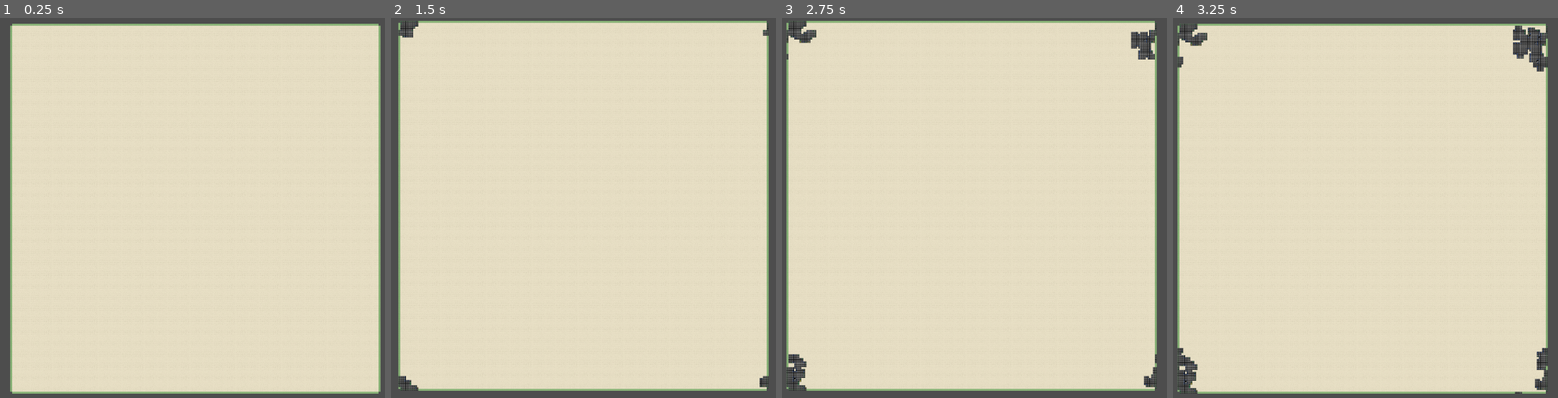
Above: before the commit, frames 1-4 (left to right).
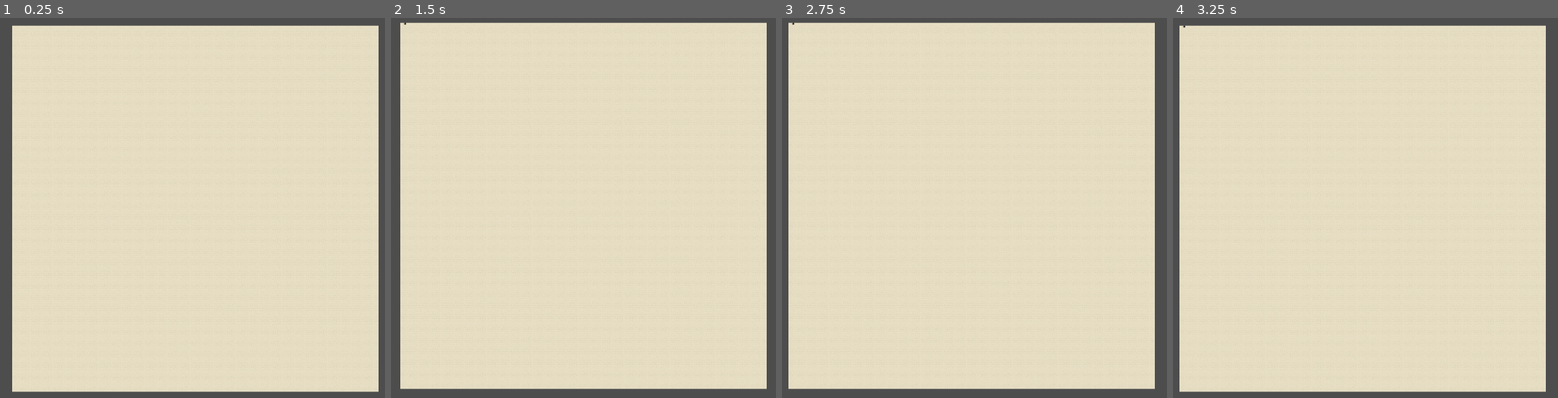
Above: after the commit, the same moments.

Repository: dokicoder/ToruSpace
Game: Godot game, scene res://scenes/Game.tscn
Two runs of this game, one before a commit and one after it. Both use one fixed random seed, a clock stepped at 60 frames per second and the inputs below.
Inputs (mouse positions are in pixels of both pictures, inside the frame that each line leads up to):
- Up to frame 1 (0.25 s): no input
- Up to frame 2 (1.5 s): tap Enter at 0.5 s; move the mouse to (402, 25) at 0.52 s; hold Right (Right) 0.53-1.28 s; click (402, 25) at 0.67 s; move the mouse to (768, 25) at 1.27 s; hold Down (Down) from 1.28 s (still down); click (768, 25) at 1.42 s
- Up to frame 3 (2.75 s): move the mouse to (793, 390) at 2.02 s; release Down (Down) at 2.03 s; hold Right (Right) from 2.03 s (still down); click (793, 390) at 2.17 s
- Up to frame 4 (3.25 s): move the mouse to (1180, 21) at 2.77 s; release Right (Right) at 2.78 s; hold Up (Up) from 2.78 s (still down); click (1180, 21) at 2.92 s

The runs differ from the first frame. In frame 1, 2.2% of the frame differs, in the area x 2-99%, y 1-99%; in frame 2, 2.4%; in frame 3, 3.1%; in frame 4, 3.6%, in the area x 1-98%, y 1-99%.

Commit message:
refactor for more efficient referencing

Diff:
--- a/project.godot
+++ b/project.godot
@@ -17,7 +17,7 @@
 
 [autoload]
 
-Brd="*res://scripts/Board.gd"
+Config="*res://scripts/Config.gd"
 
 [display]
 
--- a/scenes/field.tscn
+++ b/scenes/CellNode.tscn
@@ -1,18 +1,18 @@
 [gd_scene load_steps=5 format=3 uid="uid://b4s4mut7nbanw"]
 
-[ext_resource type="Texture2D" uid="uid://gwb807nfvypp" path="res://textures/TSTextureAtlas.png" id="1_uyk10"]
-[ext_resource type="Script" path="res://scripts/Field.gd" id="2_so1d6"]
+[ext_resource type="Texture2D" uid="uid://gwb807nfvypp" path="res://textures/TSTextureAtlas.png" id="1_l7y41"]
+[ext_resource type="Script" path="res://scripts/CellNode.gd" id="2_j34d2"]
 
 [sub_resource type="AtlasTexture" id="AtlasTexture_l6tgn"]
-atlas = ExtResource("1_uyk10")
+atlas = ExtResource("1_l7y41")
 region = Rect2(0, 0, 128, 128)
 
 [sub_resource type="RectangleShape2D" id="RectangleShape2D_50d8u"]
 size = Vector2(128, 128)
 
-[node name="Field" type="Sprite2D"]
+[node name="Node" type="Sprite2D"]
 texture = SubResource("AtlasTexture_l6tgn")
-script = ExtResource("2_so1d6")
+script = ExtResource("2_j34d2")
 
 [node name="Area2D" type="Area2D" parent="."]
 
--- a/scripts/Board.gd
+++ /dev/null
@@ -1,49 +0,0 @@
-class_name Board extends Node
-
-const width: int = 200
-const height: int = 200
-
-var board: MineField
-
-var delta_acc: float = 0.0
-
-const STEP = 0.1
-
-func _debug_set_all_field_mask_types():
-	board.set_mask_at(0, 0, Cell.MaskState.MARKED_UNSURE)
-	board.set_mask_at(1, 0, Cell.MaskState.MARKED_MINE)
-	board.set_mask_at(2, 0, Cell.MaskState.BLIND)
-	board.set_mask_at(3, 0, Cell.MaskState.CLEAR)
-
-	for x in range(0, 9):
-		board.set_mask_at(x, 1, Cell.MaskState.CLEAR)
-		board.set_field_at(x, 1, x)
-
-	board.set_mask_at(9, 1, Cell.MaskState.CLEAR)
-	board.set_mask_at(10, 1, Cell.MaskState.CLEAR)
-	board.set_field_at(9, 1, Cell.FieldState.MINE_LIVE)
-	board.set_field_at(10, 1, Cell.FieldState.MINE_EXPLODED)
-
-func reset():
-	board.init(width, height)
-
-	const mine_ratio: float = 0.09 # 0.11
-
-	var num_mines = int(width * height * mine_ratio)
-
-	board.deploy_random_mines(num_mines)
-
-func _ready() -> void:
-	pass # Replace with function body.
-	board = MineField.new()
-
-	reset()
-
-	#_debug_set_all_field_mask_types()
-
-func _process(delta: float) -> void:
-	delta_acc += delta
-	if(delta_acc > STEP):
-		delta_acc -= STEP
-		if board.flood_step():
-			board.mark_cleared_mines()
--- a/scripts/MineField.gd
+++ b/scripts/BoardData.gd
@@ -1,13 +1,13 @@
-class_name MineField
+class_name BoardData
 
 var _width: int = -1
 var _height: int = -1
 
-var _cells: Array[Cell] = []
+var cells: Array[CellData] = []
 
 # list of mines to check for automatic marking
-var _clear_tracker_mine_list: Array[Cell] = []
-var _flood_list: Array[Cell] = []
+var _clear_tracker_mine_list: Array[CellData] = []
+var _flood_list: Array[CellData] = []
 
 var _rng: RandomNumberGenerator
 
@@ -33,8 +33,8 @@
 	reset()
 
 func reset():
-	_cells.resize(_width * _height)
-	_cells.clear()
+	cells.resize(_width * _height)
+	cells.clear()
 	_clear_tracker_mine_list.clear()
 	_flood_list.clear()
 
@@ -42,13 +42,13 @@
 
 	# create cells
 	for i in range(_width * _height):
-		var cell = Cell.new()
+		var cell = CellData.new()
 
 		var indizes = idx_to_xy(i)
 		cell.x = indizes[0]
 		cell.y = indizes[1]
 
-		_cells.append(cell)
+		cells.append(cell)
 
 	# set up neighbor information
 	for i in range(_width * _height):
@@ -58,8 +58,8 @@
 			cell.neighbors.append(get_cell_at_idx(neighbor_idx))
 
 
-		#_field.append(board = MineField.new())
-		#_mask.append(Cell.MaskState.BLIND)
+		#_field.append(board = BoardData.new())
+		#_mask.append(CellData.MaskState.BLIND)
 
 func xy_to_idx(x: int, y: int) -> int:
 	assert(x >= 0 && x < _width && y >= 0 && y < _height)
@@ -69,23 +69,23 @@
 	assert(idx >= 0 && idx < _width * _height)
 	return [idx % _width, idx / _width]
 
-func get_cell_at(x: int, y: int) -> Cell:
+func get_cell_at(x: int, y: int) -> CellData:
 	var idx = xy_to_idx(x, y)
 	return get_cell_at_idx(idx)
 
-func get_cell_at_idx(idx: int) -> Cell:
+func get_cell_at_idx(idx: int) -> CellData:
 	assert(idx >= 0 && idx < _width * _height)
-	return _cells[idx]
+	return cells[idx]
 
 func drop_mine_at(x:int, y:int) -> bool:
 	return drop_mine_at_idx( xy_to_idx(x, y) )
 
 func drop_mine_at_idx(idx: int) -> bool:
 	var cell = get_cell_at_idx(idx)
-	if cell.field == Cell.FieldState.MINE_LIVE || cell.field == Cell.FieldState.MINE_EXPLODED:
+	if cell.field == CellData.FieldState.MINE_LIVE || cell.field == CellData.FieldState.MINE_EXPLODED:
 		return false
 
-	cell.field = Cell.FieldState.MINE_LIVE
+	cell.field = CellData.FieldState.MINE_LIVE
 	_clear_tracker_mine_list.append(cell)
 	for neighbor in cell.neighbors:
 		neighbor.increment_field()
@@ -146,31 +146,32 @@
 		xy_to_idx(leftX, bottomY), xy_to_idx(x, bottomY), xy_to_idx(rightX, bottomY)
 	]
 
-func _mom_helper(cell: Cell) -> bool:
-	if(cell.field == Cell.FieldState.MINE_LIVE):
+func _mom_helper(cell: CellData) -> bool:
+	if(cell.field == CellData.FieldState.MINE_LIVE):
 		return true
 
 	var numAdjacentBlinds: int = 0
+
 	for neighbor in cell.neighbors:
 		# count the mine candidates around number
 		# todo: ever heard of map/reduce ?
-		if neighbor.mask != Cell.MaskState.CLEAR:
+		if neighbor.mask != CellData.MaskState.CLEAR:
 			numAdjacentBlinds += 1
 
 	# if number of blinds equals mine count it can be considered obvious how many mines there are
 	return numAdjacentBlinds == cell.field
 
-func mark_obvious_mine(cell: Cell) -> bool:
-	if cell.field != Cell.FieldState.MINE_LIVE:
+func mark_obvious_mine(cell: CellData) -> bool:
+	if cell.field != CellData.FieldState.MINE_LIVE:
 		return false
 
 	for neighbor in cell.neighbors:
-		if neighbor.mask == Cell.MaskState.BLIND && neighbor.field != Cell.FieldState.MINE_LIVE:
+		if neighbor.mask == CellData.MaskState.BLIND && neighbor.field != CellData.FieldState.MINE_LIVE:
 			return false
-		if neighbor.mask == Cell.MaskState.CLEAR && !_mom_helper(neighbor):
+		if neighbor.mask == CellData.MaskState.CLEAR && !_mom_helper(neighbor):
 			return false
 
-	cell.mask = Cell.MaskState.MARKED_MINE
+	cell.mask = CellData.MaskState.MARKED_MINE
 	# TODO: make optional and expose to options menu
 	return true
 
@@ -178,22 +179,22 @@
 # 	_is_first_move = false
 # 	var field_val = get_field_at(x, y)
 
-# 	if field_val == Cell.FieldState.EMPTY:
+# 	if field_val == CellData.FieldState.EMPTY:
 # 		return
 
 # 	var field_idx = xy_to_idx(x, y)
 
 # 	# if field is a mine, just delete it and decrement neighbors
-# 	if field_val == Cell.FieldState.MINE_LIVE:
-# 		set_field_at(x, y, Cell.FieldState.EMPTY)
+# 	if field_val == CellData.FieldState.MINE_LIVE:
+# 		set_field_at(x, y, CellData.FieldState.EMPTY)
 
 # 		for neighbor_idx in get_neighbor.field_indizes(field_idx):
 # 			var neighbor_val = get_field_at_idx(neighbor_idx)
 # 			# if neighbor is mine, increment center field (which now contains a number, not a mine)
-# 			if neighbor_val == Cell.FieldState.MINE_LIVE:
-# 				set_field_at(x, y, Cell.FieldState.EMPTY)
+# 			if neighbor_val == CellData.FieldState.MINE_LIVE:
+# 				set_field_at(x, y, CellData.FieldState.EMPTY)
 # 			# tell neighbor that mine has vanished
-# 			elif neighbor_val != Cell.FieldState.EMPTY:
+# 			elif neighbor_val != CellData.FieldState.EMPTY:
 # 				set_field_at_idx(neighbor_idx, neighbor_val - 1)
 
 # 	# either it did before or it does now after update: field contains number
@@ -203,13 +204,13 @@
 # 	for neighbor_idx in get_neighbor.field_indizes(field_idx):
 # 		var neighbor_val = get_field_at_idx(neighbor_idx)
 # 		# tell all neighbors of any surrounding mine that mine has vanished
-# 		if neighbor_val == Cell.FieldState.MINE_LIVE:
+# 		if neighbor_val == CellData.FieldState.MINE_LIVE:
 # 			var new_neighbor_val = 0
 # 			for neighbor_neighbor_idx in get_neighbor.field_indizes(neighbor_idx):
 # 				var neighbor_neighbor_val = get_field_at_idx(neighbor_neighbor_idx)
-# 				if neighbor_neighbor_val == Cell.FieldState.MINE_LIVE:
+# 				if neighbor_neighbor_val == CellData.FieldState.MINE_LIVE:
 # 					new_neighbor_val += 1
-# 				elif neighbor_neighbor_val != Cell.FieldState.EMPTY:
+# 				elif neighbor_neighbor_val != CellData.FieldState.EMPTY:
 # 					set_field_at_idx(neighbor_neighbor_idx, neighbor_neighbor_val - 1)
 # 			# now actually delete surrounding mines and replace them with their according field value
 # 			set_field_at_idx(neighbor_idx, new_neighbor_val)
@@ -222,21 +223,19 @@
 # 	# TODO: somewhere else could actually happen to be the same place --> fix that
 # 	deploy_random_mines(num_removed_mines)
 
-func unmask_field(x: int, y: int) -> bool:
+func unmask_field(cell: CellData) -> bool:
 	#if _is_first_move:
 	#	free_for_first_move(x, y)
-	print_debug("unmask field (%", x, " ", y)
-
-	var cell = get_cell_at(x, y)
-	if cell.mask != Cell.MaskState.BLIND:
+
+	if cell.mask != CellData.MaskState.BLIND:
 		return true
 
-	cell.mask = Cell.MaskState.CLEAR
+	cell.mask = CellData.MaskState.CLEAR
 	_flood_list.append(cell)
 
 	# if unmasked field is a mine, false is returned
-	return cell.field != Cell.FieldState.MINE_LIVE
-	# cell.field = Cell.FieldState.MINE_EXPLODED
+	return cell.field != CellData.FieldState.MINE_LIVE
+	# cell.field = CellData.FieldState.MINE_EXPLODED
 
 # mark all mines the player probably has identified
 # TODO: this should not be done by default later
@@ -245,33 +244,30 @@
 func mark_cleared_mines():
 	print(_clear_tracker_mine_list.size(), " mines to check")
 
-	var mine_cells_to_delete: Array[Cell] = []
+	var minecells_to_delete: Array[CellData] = []
 
 	for index in range(_clear_tracker_mine_list.size()):
 		var mine_cell = _clear_tracker_mine_list[index]
 		if mark_obvious_mine(mine_cell):
 			# mark for deletion
-			mine_cells_to_delete.append(mine_cell)
+			minecells_to_delete.append(mine_cell)
 			print("marked cleared mine")
 
 	# filter the elements marked for deletion
-	for mine_cell in mine_cells_to_delete:
+	for mine_cell in minecells_to_delete:
 		_clear_tracker_mine_list.remove_at(_clear_tracker_mine_list.find(mine_cell))
 
-func make_move(x: int, y: int, type: MoveType) -> bool:
-	assert(x >= 0 && x < _width && y >= 0 && y < _height)
-	print("Make move  -> ", MoveType.keys()[type], " at ", x, ", ", y)
-
-	var cell = get_cell_at(x, y)
+func make_move(cell: CellData, type: MoveType) -> bool:
+	print_debug("Make move  -> %s at  %d / %d" % [MoveType.keys()[type], cell.x, cell.y])
 
 	if type == MoveType.MARK_MINE:
-		cell.mask = Cell.MaskState.MARKED_MINE
+		cell.mask = CellData.MaskState.MARKED_MINE
 	elif type == MoveType.MARK_UNSURE:
-		cell.mask = Cell.MaskState.MARKED_UNSURE
+		cell.mask = CellData.MaskState.MARKED_UNSURE
 	elif type == MoveType.RESET_MASK:
-		cell.mask = Cell.MaskState.BLIND
+		cell.mask = CellData.MaskState.BLIND
 	elif type == MoveType.UNMASK_FIELD:
-		return unmask_field(x, y)
+		return unmask_field(cell)
 	else:
 		print("Invalid move type")
 
@@ -280,7 +276,7 @@
 func flood_step():
 	# print("FloodStep - current floodList size: %d" % _flood_list.size())
 
-	var next_flood_list: Array[Cell] = []
+	var next_flood_list: Array[CellData] = []
 
 	var did_flood = not _flood_list.is_empty()
 
@@ -288,15 +284,15 @@
 		print("flood count: ", _flood_list.size())
 
 	for cell in _flood_list:
-		cell.mask = Cell.MaskState.CLEAR
-
-		if cell.field != Cell.FieldState.EMPTY:
+		cell.mask = CellData.MaskState.CLEAR
+
+		if cell.field != CellData.FieldState.EMPTY:
 			continue
 
 		cell.closed = true
 
 		for neighbor in cell.neighbors:
-			if neighbor.mask == Cell.MaskState.BLIND:
+			if neighbor.mask == CellData.MaskState.BLIND:
 
 				# only add neighbor if it is not closed and not already on the list
 				if (not neighbor.closed
--- a/scripts/Cell.gd
+++ /dev/null
@@ -1,32 +0,0 @@
-class_name Cell
-
-enum FieldState {
-	EMPTY = 0,
-	MINE_LIVE = 16,
-	MINE_EXPLODED = 32,
-}
-
-enum MaskState {
-	BLIND = 0,
-	CLEAR = 1,
-	MARKED_UNSURE = 2,
-	MARKED_MINE = 3,
-}
-
-var x: int = -1
-var y: int = -1
-var neighbors: Array[Cell] = []
-
-var field: FieldState = FieldState.EMPTY
-var mask: MaskState = MaskState.BLIND
-
-var closed: bool = false
-
-func increment_field():
-    if field < 9:
-        field = field + 1
-
-func reset():
-    field = FieldState.EMPTY
-    mask = MaskState.BLIND
-    closed = false
--- /dev/null
+++ b/scripts/CellData.gd
@@ -0,0 +1,62 @@
+class_name CellData
+
+enum FieldState {
+	EMPTY = 0,
+	MINE_LIVE = 16,
+	MINE_EXPLODED = 32,
+}
+
+enum MaskState {
+	BLIND = 0,
+	CLEAR = 1,
+	MARKED_UNSURE = 2,
+	MARKED_MINE = 3,
+}
+
+var x: int:
+	get(): return _x
+	set(value):
+		_x = value
+		if node: node.update_transform()
+
+var y: int:
+	get(): return _y
+	set(value):
+		_y = value
+		if node: node.update_transform()
+
+var field: FieldState:
+	get(): return _field
+	set(value):
+		_field = value
+		if node: node.update_texture()
+
+var mask: MaskState:
+	get(): return _mask
+	set(value):
+		_mask = value
+		if node: node.update_texture()
+
+var node: CellNode
+var neighbors: Array[CellData] = []
+
+# cell data
+
+var _x: int = -1
+var _y: int = -1
+
+var _field: FieldState = FieldState.EMPTY
+var _mask: MaskState = MaskState.BLIND
+
+var closed: bool = false
+
+func increment_field():
+	if _field < 9:
+		_field = _field + 1
+		if node: node.update_texture()
+
+func reset():
+	closed = false
+	_field = FieldState.EMPTY
+	_mask = MaskState.BLIND
+	if node: node.update_texture()
--- /dev/null
+++ b/scripts/CellNode.gd
@@ -0,0 +1,36 @@
+class_name CellNode extends Sprite2D
+
+signal activated(event: InputEvent, data: CellData)
+
+var data: CellData
+
+func update_transform():
+	position.x = (data.x - 0.5 * Config.WIDTH) * 128 + 64
+	position.y = (data.y - 0.5 * Config.HEIGHT) * 128 + 64
+
+func update_texture():
+	texture.region.position = _field_to_texture_offset(data.field, data.mask)
+
+func _on_area_2d_input_event(viewport: Node, event: InputEvent, shape_idx: int) -> void:
+	activated.emit(event, data)
+
+static func _field_to_texture_offset(field: CellData.FieldState, mask: CellData.MaskState) -> Vector2:
+	if mask == CellData.MaskState.BLIND:
+		return Vector2(6 * 128, 128)
+	if mask == CellData.MaskState.MARKED_MINE:
+		return Vector2(128, 3 * 128)
+	if mask == CellData.MaskState.MARKED_UNSURE:
+		return Vector2(0, 3 * 128)
+
+	if field == CellData.FieldState.MINE_LIVE:
+		return Vector2(128, 128)
+	if field == CellData.FieldState.MINE_EXPLODED:
+		return Vector2(128, 2 * 128)
+
+	if field > 8:
+		return Vector2(2 * 128, 3 * 128)
+
+	if field == 8:
+		return Vector2(0, 128)
+
+	return Vector2(field * 128, 0)
--- /dev/null
+++ b/scripts/Config.gd
@@ -0,0 +1,4 @@
+class_name TSConfig extends Node
+
+const WIDTH: int = 200
+const HEIGHT: int = 200
--- a/scripts/Field.gd
+++ /dev/null
@@ -1,25 +0,0 @@
-class_name Field extends Sprite2D
-
-var _x: int
-var _y: int
-
-# Called when the node enters the scene tree for the first time.
-func _ready() -> void:
-	pass # Replace with function body.
-
-# Called every frame. 'delta' is the elapsed time since the previous frame.
-func _process(delta: float) -> void:
-	pass
-
-func _on_area_2d_input_event(viewport: Node, event: InputEvent, shape_idx: int) -> void:
-	if event is InputEventMouseButton:
-		match event.button_index:
-			MOUSE_BUTTON_LEFT:
-				if event.pressed:
-					print("%d / %d" % [_x, _y])
-					var res = Brd.board.make_move(_x, _y, MineField.MoveType.UNMASK_FIELD)
-					if not res:
-						Brd.reset()
-			MOUSE_BUTTON_RIGHT:
-				if event.pressed:
-					Brd.board.make_move(_x, _y, MineField.MoveType.RESET_MASK)
--- a/scripts/Game.gd
+++ b/scripts/Game.gd
@@ -1,87 +1,56 @@
-extends Node
+class_name GameManager extends Node
 
 @export var camera: Node
 const MOVE_STEP: float = 200.0
 
-const FieldScene: PackedScene = preload("res://scenes/Field.tscn")
+const CellNode: PackedScene = preload("res://scenes/CellNode.tscn")
 
-func _field_to_texture_region(field: Cell.FieldState, mask: Cell.MaskState) -> Vector2:
-	if mask == Cell.MaskState.BLIND:
-		return Vector2(6 * 128, 128)
-	if mask == Cell.MaskState.MARKED_MINE:
-		return Vector2(128, 3 * 128)
-	if mask == Cell.MaskState.MARKED_UNSURE:
-		return Vector2(0, 3 * 128)
+const STEP = 0.1
 
-	if field == Cell.FieldState.MINE_LIVE:
-		return Vector2(128, 128)
-	if field == Cell.FieldState.MINE_EXPLODED:
-		return Vector2(128, 2 * 128)
+var board: BoardData
 
-	if field > 8:
-		return Vector2(2 * 128, 3 * 128)
+var delta_acc: float = 0.0
 
-	if field == 8:
-		return Vector2(0, 128)
+func _ready() -> void:
+	board = BoardData.new()
 
-	return Vector2(field * 128, 0)
+	board.init(Config.WIDTH, Config.HEIGHT)
+
+	const mine_ratio: float = 0.09
+	var num_mines = int(Config.WIDTH * Config.HEIGHT * mine_ratio)
+
+	board.deploy_random_mines(num_mines)
+
+	_generate_sprite_board()
+
+func handle_node_click(event: InputEvent, cell: CellData):
+	if event is InputEventMouseButton:
+			match event.button_index:
+				MOUSE_BUTTON_LEFT:
+					if event.pressed:
+						print("%d / %d" % [cell.x, cell.y])
+						if not board.make_move(cell, BoardData.MoveType.UNMASK_FIELD):
+							board.reset()
+				MOUSE_BUTTON_RIGHT:
+					if event.pressed:
+						board.make_move(cell, BoardData.MoveType.RESET_MASK)
 
 func _generate_sprite_board():
 	print("generate")
 
-	for idx in range(0, Brd.width * Brd.height):
-		var coords = Brd.board.idx_to_xy(idx)
-		var x = coords[0]
-		var y = coords[1]
+	for cell in board.cells:
+		var node = CellNode.instantiate() as CellNode
+		node.texture = node.texture.duplicate()
 
-		var field = FieldScene.instantiate() as Field
-		field._x = x
-		field._y = y
-		field.position.x = (x - 0.5 * Brd.width) * 128 + 64
-		field.position.y = (y - 0.5 * Brd.height) * 128 + 64
+		# link up visual and data
+		node.data = cell
+		cell.node = node
+		node.update_transform()
+		node.update_texture()
 
-		field.texture = field.texture.duplicate()
-		var cell = Brd.board.get_cell_at(x, y)
-		field.texture.region.position = _field_to_texture_region(cell.field, cell.mask) #Vector2((2 + idx % 3) * 128, 0)
+		node.activated.connect(handle_node_click)
 
-		add_child(field)
-
-		if x == 0 || x == Brd.width - 1:
-			var borderClone = field.duplicate() as Field
-			borderClone.texture = borderClone.texture.duplicate()
-			borderClone.self_modulate = Color(0.7, 1.0, 0.7, 0.7)
-
-			borderClone.position.y = (y - 0.5 * Brd.height) * 128 + 64
-
-			if x == 0:
-				borderClone.position.x = (0.5 * Brd.width) * 128 + 64
-			if x == Brd.width - 1:
-				borderClone.position.x = (-0.5 * Brd.width - 1) * 128 + 64
-
-			borderClone._x = x
-			borderClone._y = y
-
-			add_child(borderClone)
-
-		if y == 0 || y == Brd.height - 1:
-			var borderClone = field.duplicate() as Field
-			borderClone.texture = borderClone.texture.duplicate()
-			borderClone.self_modulate = Color(0.7, 1.0, 0.7, 0.7)
-
-			field.position.x = (x - 0.5 * Brd.width) * 128 + 64
-
-			if y == 0:
-				borderClone.position.y = (0.5 * Brd.height) * 128 + 64
-			if y == Brd.height - 1:
-				borderClone.position.y = (-0.5 * Brd.height - 1) * 128 + 64
-
-			borderClone._x = x
-			borderClone._y = y
-
-			add_child(borderClone)
-
-func _ready() -> void:
-	_generate_sprite_board()
+		add_child(node)
 
 func _input(event):
 	if event.is_action_pressed("Left"):
@@ -93,9 +62,9 @@
 	if event.is_action_pressed("Down"):
 		camera.position.y += MOVE_STEP
 
-# Called every frame. 'delta' is the elapsed time since the previous frame.
 func _process(delta: float) -> void:
-	#print("%s" % (get_children().size()))
-	for field in get_children():
-		var cell = Brd.board.get_cell_at(field._x, field._y)
-		field.texture.region.position = _field_to_texture_region(cell.field, cell.mask)
+	delta_acc += delta
+	if(delta_acc > STEP):
+		delta_acc -= STEP
+		if board.flood_step():
+			board.mark_cleared_mines()
Not shown, changed: .DS_Store
